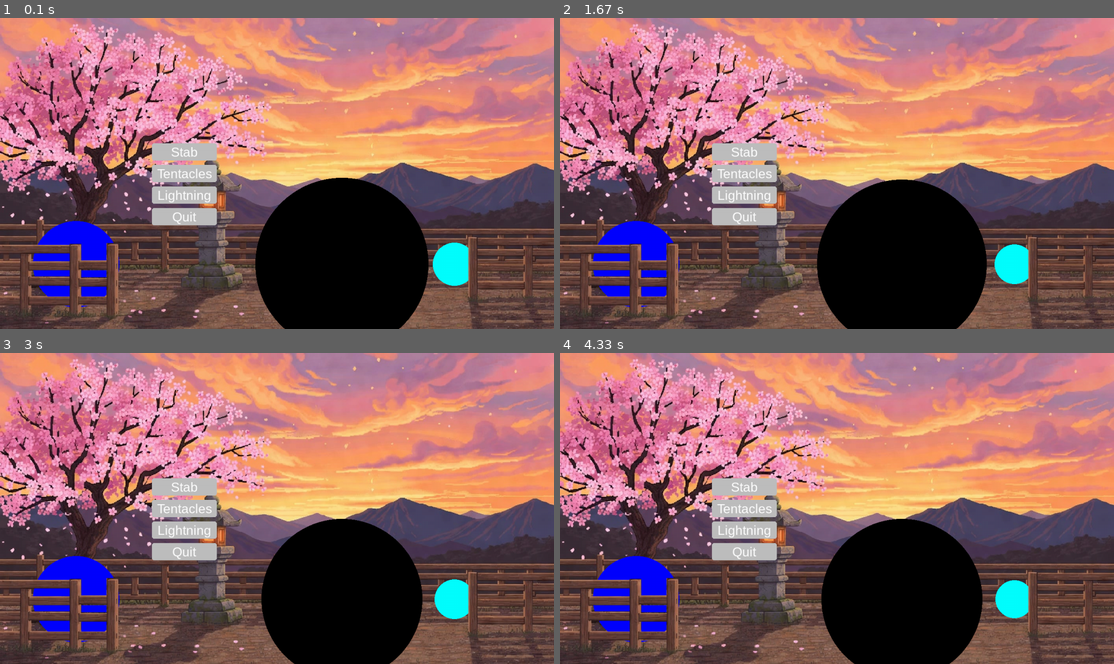
Above: before the commit, frames 1-4 (two rows, left to right).
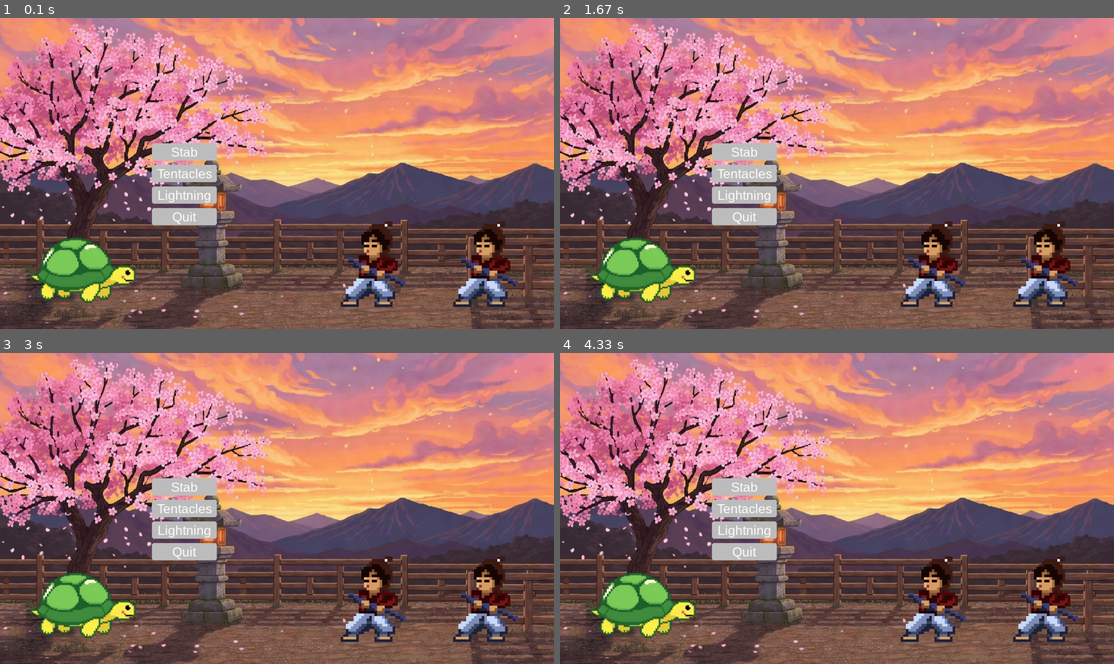
Above: after the commit, the same moments.

Repository: MathiasBenoni/IT
Game: pygame game, started from IT2/monster_rpg/main.py
Two runs of this game, one before a commit and one after it. Both use one fixed random seed, a clock stepped at 60 frames per second and the inputs below.
Inputs (mouse positions are in pixels of both pictures, inside the frame that each line leads up to):
- Up to frame 1 (0.1 s): no input
- Up to frame 2 (1.67 s): click "Lightning" at 0.38 s; click (837, 195) at 0.72 s
- Up to frame 3 (3 s): click "Stab" at 2.05 s; click (249, 589) at 2.38 s
- Up to frame 4 (4.33 s): click "Tentacles" at 3.22 s; click (981, 480) at 3.55 s

The runs differ from the first frame. In frame 1, 19% of the frame differs, in the area x 0-94%, y 51-100%; in frame 2, 18%; in frame 3, 17%; in frame 4, 17%.

Commit message:
Got sprites in
Also modified the background a bit

Diff:
--- a/IT2/monster_rpg/classes.py
+++ b/IT2/monster_rpg/classes.py
@@ -1,36 +1,52 @@
 import pygame
 
 class Entity:
-  def __init__(self, radius : int, hostile : bool, color : str, pos : tuple):
-    self.radius = radius
+  def __init__(self, pos : tuple):
+    self.pos = pos
+
+
+class Creature(Entity):
+  def __init__(self, health : int, hostile : bool, color : str, pos : tuple, sprite : str):
+    super().__init__(pos)
     self.hostile = hostile
+    self.health = health
 
     self.color = color
 
+    self.sprite = sprite
+
     self.pos = pos
-    self.rect = pygame.Rect(0, 0, self.radius, self.radius)
-    self.rect.center = self.pos
+    # self.rect = pygame.Rect(0, 0, self.radius, self.radius)
+    # self.rect.center = self.pos
 
   def take_damage(self, damage):
-    self.radius -= damage
-    if self.radius <= 0:
+    self.health -= damage
+    if self.health <= 0:
       return False
 
   def draw_self(self, screen):
-    pygame.draw.circle(screen, self.color, (self.pos), self.radius)
-    pass
+
+    self.image = pygame.image.load(self.sprite)
+    self.image_rect = self.image.get_rect(center=self.pos)
+
+    if self.hostile:
+      screen.blit(pygame.transform.flip(self.image, True, False), self.image_rect)
+    else:
+      screen.blit(self.image, self.image_rect)
+    # pygame.draw.circle(screen, self.color, (self.pos), self.radius)
 
 
-class Button:
+class Button(Entity):
 
   def __init__(self, width : int, height : int, color : str, hover_color : str, pos : tuple, text : str, on_click=None, border_radius=5):
     if color == None:
       color = 'blue'
+    super().__init__(pos)
     self.width = width
     self.height = height
     self.color = color
     self.border_radius = border_radius
-    self.pos = pos
+
     self.on_click = on_click
 
     self.text = text
--- a/IT2/monster_rpg/main.py
+++ b/IT2/monster_rpg/main.py
@@ -24,9 +24,9 @@
 enemy_x_pos = WIDTH // 2 + 150
 
 enteties = [
-  Entity(100, False, 'blue', (WIDTH // 6 - button_width // 4, global_y_pos)), # Player
-  Entity(200, True, 'black', (enemy_x_pos, global_y_pos)),
-  Entity(50, True, 'cyan', (enemy_x_pos + 200 + 50 + padding, global_y_pos))
+  Creature(100, False, 'blue', (WIDTH // 6 - button_width // 4, global_y_pos), "VG3/IT/IT2/monster_rpg/assets/images/turtle.webp"), # Player
+  Creature(200, True, 'black', (enemy_x_pos, global_y_pos), "VG3/IT/IT2/monster_rpg/assets/images/samurai.gif"),
+  Creature(50, True, 'cyan', (enemy_x_pos + 200 + 50 + padding, global_y_pos), "VG3/IT/IT2/monster_rpg/assets/images/samurai.gif")
 ]
 
 player = enteties[0]
@@ -50,8 +50,8 @@
 scale = screen.get_height() / background.get_height()
 background = pygame.transform.scale(background, screen.get_size())
 
-fences = pygame.image.load(os.path.join(BASE_DIR, "assets", "images", "foreground_fences.png")).convert_alpha()
-fences = pygame.transform.scale(fences, screen.get_size())
+# fences = pygame.image.load(os.path.join(BASE_DIR, "assets", "images", "foreground_fences.png")).convert_alpha()
+# fences = pygame.transform.scale(fences, screen.get_size())
 
 
 GROUND_Y = int(200 * scale)
@@ -76,13 +76,12 @@
 
 
   for entety in enteties[:]:
-    if entety.radius <= 0:
+    if entety.health <= 0:
       enteties.remove(entety)
 
       if len(enteties) == 1:
         print("DONE")
         my_funcs.quit_game()
-        pass
 
   # VISUAL
 
@@ -92,7 +91,7 @@
   for entety in enteties:
      entety.draw_self(screen)
 
-  screen.blit(fences, (0, 0))
+  # screen.blit(fences, (0, 0))
 
   for button in buttons:
         button.draw_self(screen)
Binary file changed: IT2/monster_rpg/assets/images/background.jpg
Binary file changed: IT2/monster_rpg/assets/images/foreground_fences.png
Binary file added: IT2/monster_rpg/assets/images/samurai.gif
Binary file added: IT2/monster_rpg/assets/images/turtle.webp
